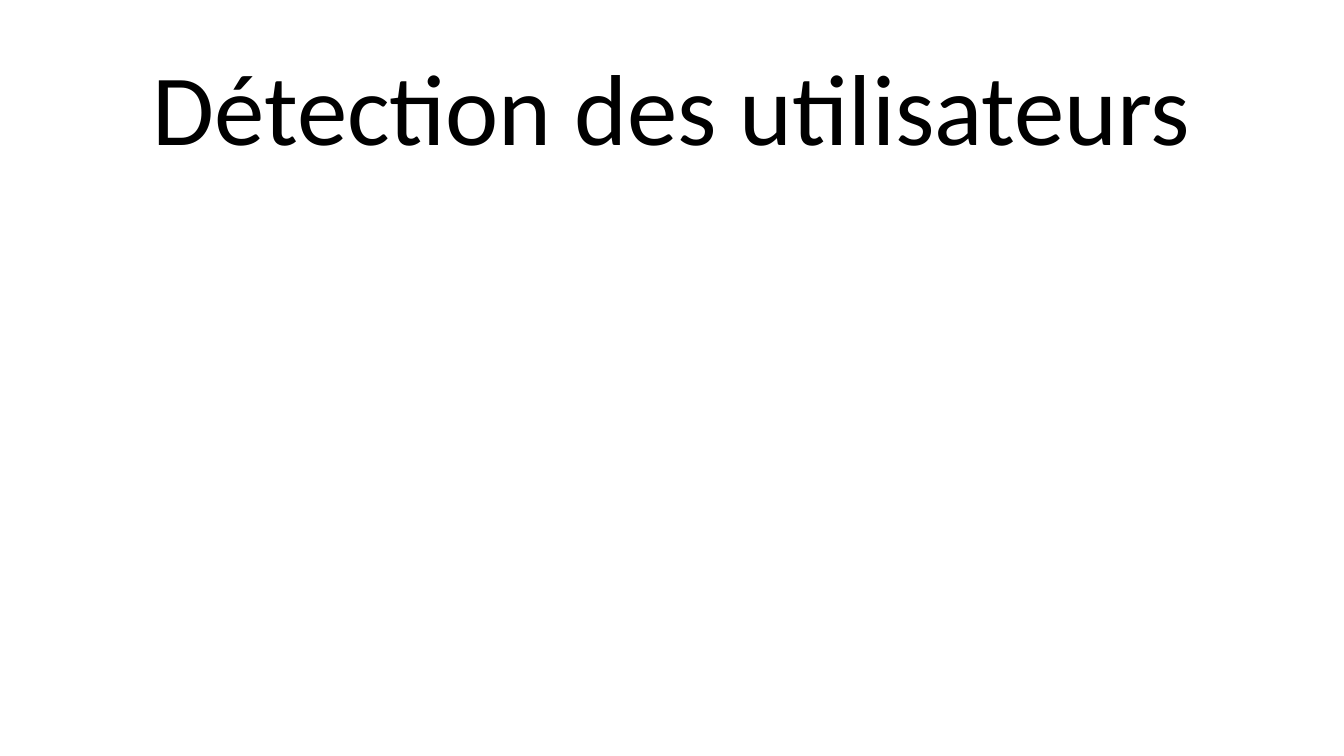
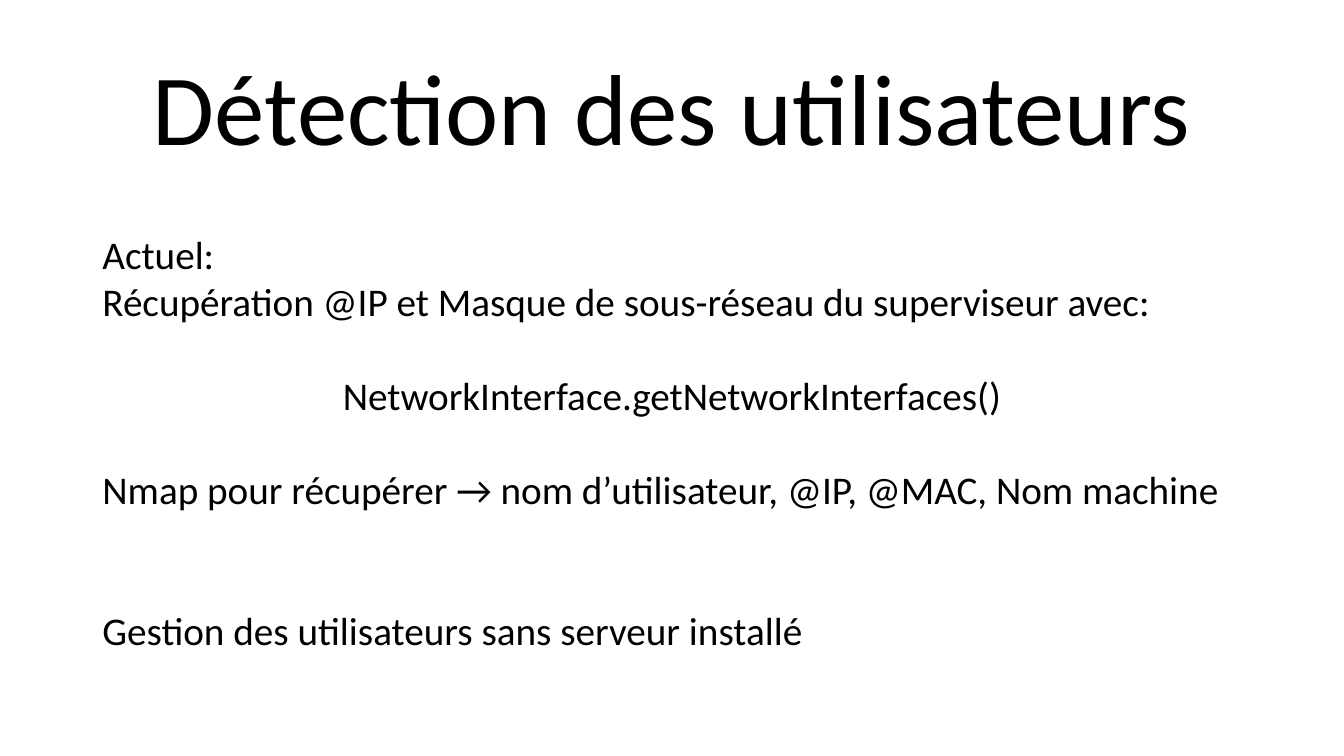
Before and after one commit to NicolasFuchs/SAS, a slide deck: slide 10 of Presentation/Presentation.pptx (slide 9 before the commit). Drawn at 1344x756 pixels with LibreOffice and Linux fonts; fonts in the diff are those of the drawing; background and template pictures are left out. Boxes give left, top, right and bottom in pixels: in the first picture for what was removed or moved away, otherwise in the second. Text is boxed around its words. In the diff, an @@ line names an element or a change of style, - is before the commit and + after.

```diff
--- a/Presentation/Presentation.pptx
+++ b/Presentation/Presentation.pptx
@@ text added at [102,241,1218,646], 28 pt, text #000000 @@
+Actuel:
+Récupération @IP et Masque de sous-réseau du superviseur avec:
+NetworkInterface.getNetworkInterfaces()
+Nmap pour récupérer → nom d’utilisateur, @IP, @MAC, Nom machine
+Gestion des utilisateurs sans serveur installé
```
Also in this commit, not shown: 7 other slides changed, 4 slides added, 2 slides removed, 3 other files.
